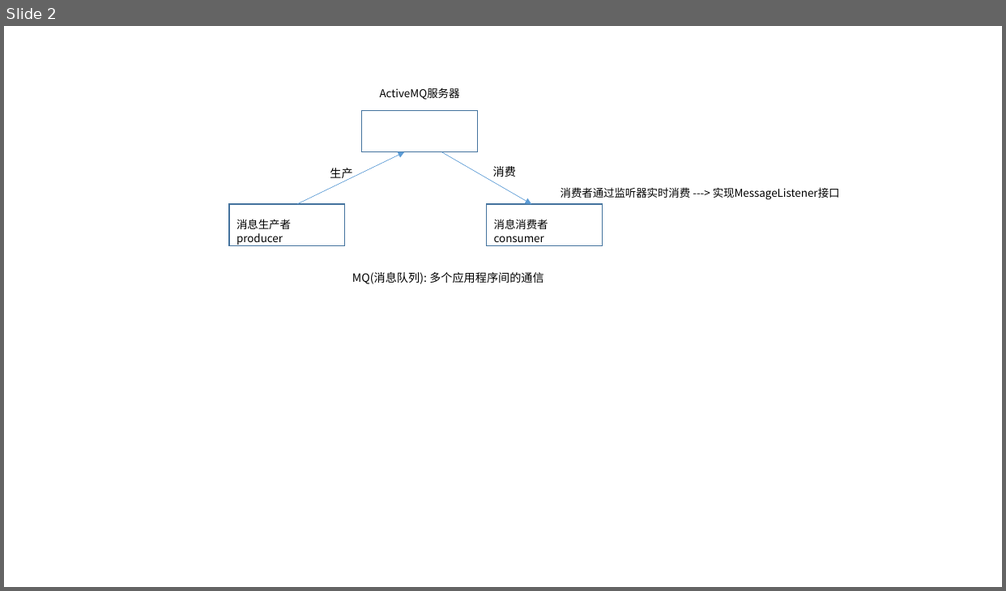
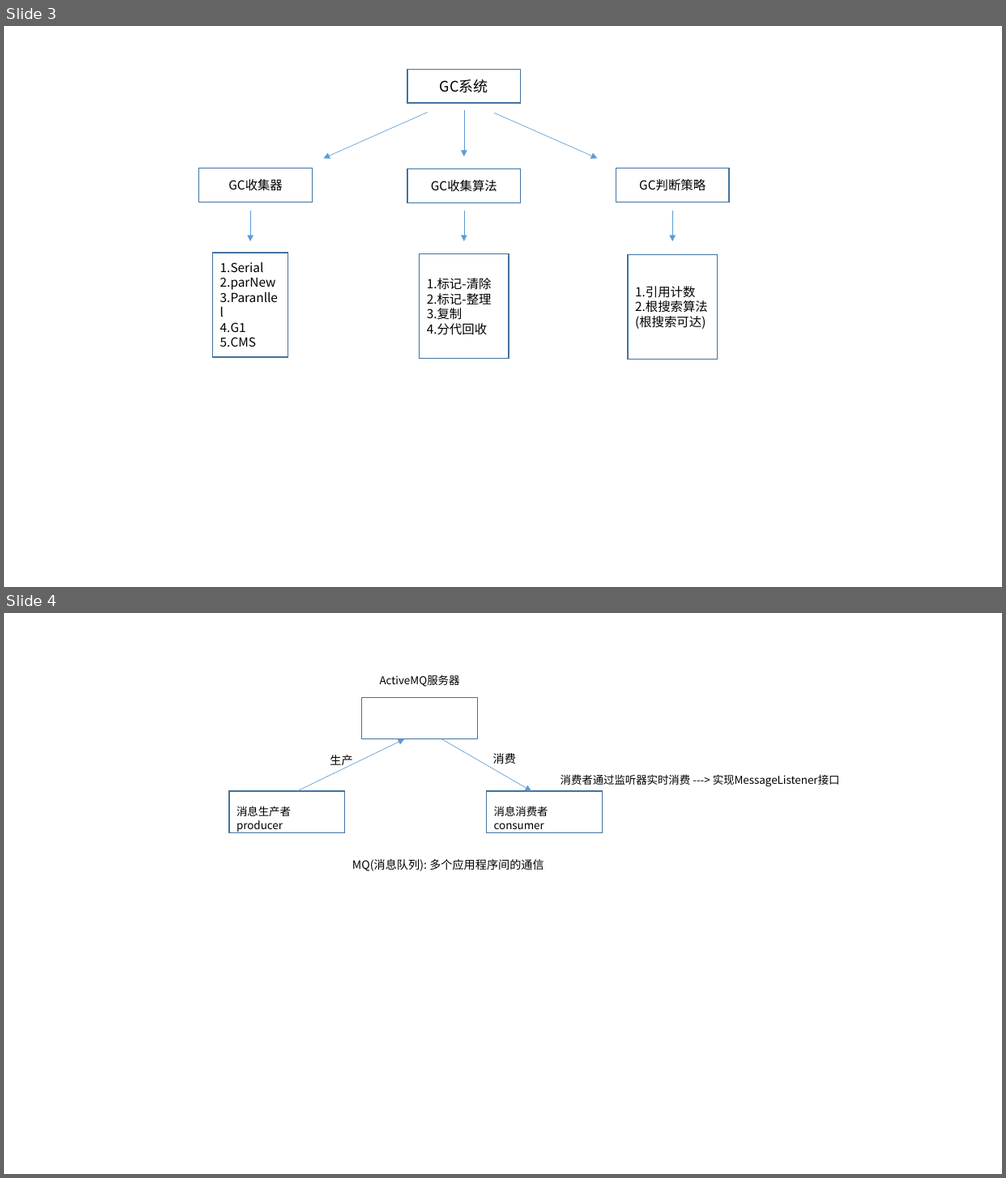
Before and after one commit to dengboyu/future, a slide deck: doc/doc.pptx. Shown one above the other, each under a label of ours: slide 2 before the commit, slides 3 and 4 after it. The pictures are 1006x591 and 1006x1178 pixels, drawn with LibreOffice and Linux fonts; fonts in the diff are those of the drawing. Boxes give left, top, right and bottom in pixels: in the first picture for what was removed or moved away, otherwise in the second. Text is boxed around its words. In the diff, an @@ line names an element or a change of style, - is before the commit and + after.

```diff
--- a/doc/doc.pptx
+++ b/doc/doc.pptx
@@ slide 3 added at box(4, 26, 1002, 587), background #FFFFFF @@
@@ rectangle added at box(407, 70, 521, 103), outline #43739E 1 pt, 14 pt, text #000000 @@
+GC系统
@@ arrow added from (428, 112) to (324, 159), #5B9BD5 0.5 pt @@
@@ arrow added from (464, 110) to (464, 156), #5B9BD5 0.5 pt @@
@@ arrow added from (494, 113) to (598, 159), #5B9BD5 0.5 pt @@
@@ rectangle added at box(199, 169, 313, 202), outline #43739E 1 pt, 12 pt, text #000000 @@
+GC收集器
@@ rectangle added at box(407, 169, 521, 203), outline #43739E 1 pt, 12 pt, text #000000 @@
+GC收集算法
@@ rectangle added at box(616, 169, 729, 202), outline #43739E 1 pt, 12 pt, text #000000 @@
+GC判断策略
@@ arrow added from (250, 210) to (250, 241), #5B9BD5 0.5 pt @@
@@ arrow added from (464, 210) to (464, 241), #5B9BD5 0.5 pt @@
@@ arrow added from (672, 210) to (672, 241), #5B9BD5 0.5 pt @@
@@ rectangle added at box(213, 253, 288, 357), outline #43739E 1 pt, 12 pt, text #000000 @@
+1.Serial
+2.parNew
+3.Paranllel
+4.G1
+5.CMS
@@ rectangle added at box(420, 254, 509, 359), outline #43739E 1 pt, 12 pt, text #000000 @@
+1.标记-清除
+2.标记-整理
+3.复制
+4.分代回收
@@ rectangle added at box(628, 254, 718, 359), outline #43739E 1 pt, 12 pt, text #000000 @@
+1.引用计数
+2.根搜索算法
+(根搜索可达)
@@ what was slide 2 is now slide 4 @@
```
Also in this commit, not shown: 2 slides changed, 2 other slides added, 1 slide removed, 13 other files.
